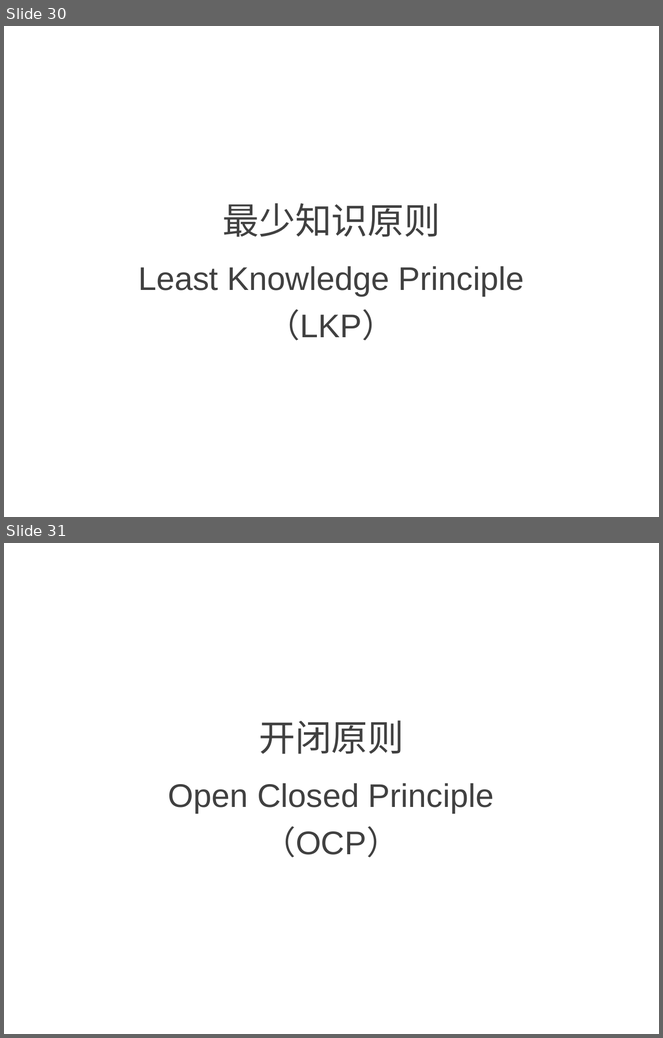
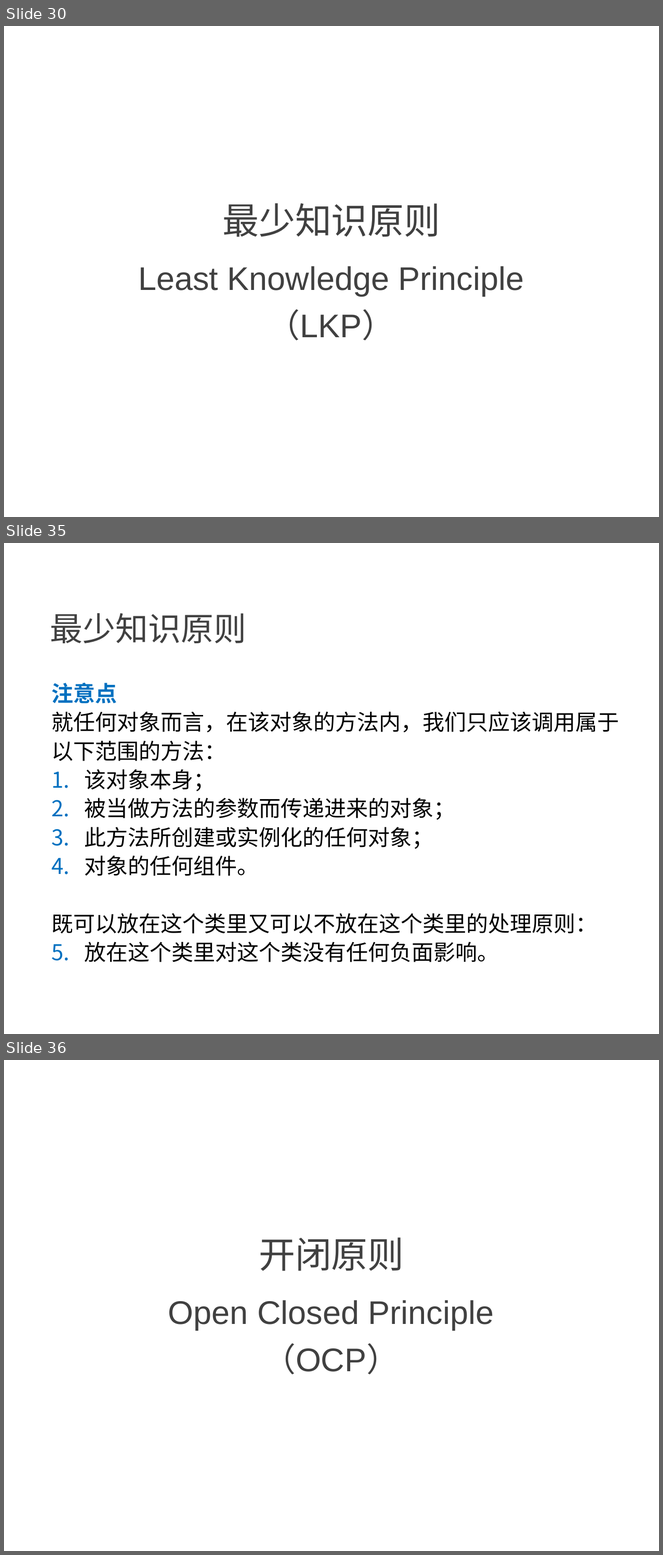
Before and after one commit to NewGr8Player/My-PPT, a slide deck: Design pattern/23种设计模式详解.pptx. Shown one above the other, each under a label of ours: slides 30 and 31 before the commit, slides 30, 35 and 36 after it; the slides between them are not shown. The pictures are 663x1038 and 663x1555 pixels, drawn with LibreOffice and Linux fonts; fonts in the diff are those of the drawing. Boxes give left, top, right and bottom in pixels: in the first picture for what was removed or moved away, otherwise in the second. Text is boxed around its words. In the diff, an @@ line names an element or a change of style, - is before the commit and + after.

Commit message:
Add 最少知识原则

```diff
--- a/Design pattern/23种设计模式详解.pptx
+++ b/Design pattern/23种设计模式详解.pptx
@@ slide 35 added at box(4, 543, 659, 1034), background #FFFFFF @@
@@ text added at box(50, 613, 246, 643), 36 pt, text #404040 @@
+最少知识原则
@@ text added at box(51, 683, 619, 963), 24 pt, text #000000 @@
+注意点
+就任何对象而言，在该对象的方法内，我们只应该调用属于以下范围的方法：
+1. 该对象本身；
+2. 被当做方法的参数而传递进来的对象；
+3. 此方法所创建或实例化的任何对象；
+4. 对象的任何组件。
+既可以放在这个类里又可以不放在这个类里的处理原则：
+1. 放在这个类里对这个类没有任何负面影响。
@@ what was slide 31 is now slide 36 @@
```
Also in this commit, not shown: 1 slide changed, 4 other slides added.
